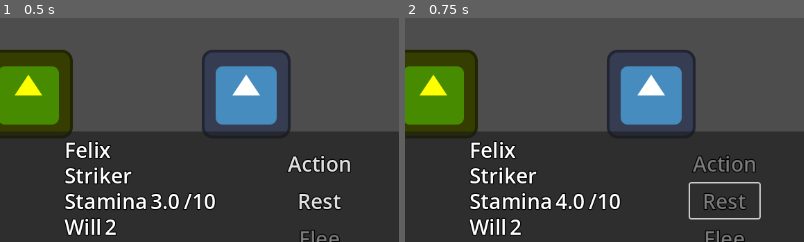
Above: before the commit, frames 1-2 (left to right).
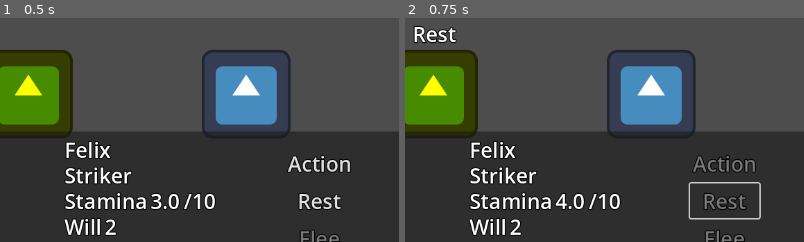
Above: after the commit, the same moments.

Repository: SamantaMancini/heaven_upsidedown
Game: Godot game, scene res://main.tscn
The game is run twice, just before and just after one commit, with the same random seed, the same clock (stepped at 60 frames per second) and the same inputs. The engine's default icon, where the game draws it, is replaced by a stand-in: a white triangle on a blue panel in a dark square.
Inputs:
- Up to frame 1 (0.5 s): no input
- Up to frame 2 (0.75 s): click "Rest" at 0.5 s
The pictures show only the part of the screen within x 19-69%, y 44-94%; the shares and areas given below are measured in that part.

Frame 1 is identical in both runs. In frame 2, 0.5% of the frame differs, in the area x 2-14%, y 3-12%.

Commit message:
fix select player action + feedback player + calculate attack shields

Diff:
--- a/main.gd
+++ b/main.gd
@@ -18,9 +18,10 @@
 @onready var start: Button = $CanvasLayer/Control/Panel/HBoxContainer/VBoxContainer4/Start
 @onready var hug: Button = $CanvasLayer/Control/Panel/HBoxContainer/VBoxContainer4/Hug
 @onready var dance: Button = $CanvasLayer/Control/Panel/HBoxContainer/VBoxContainer4/Dance
-@onready var player: Button = $CanvasLayer/Control/Player/Player
-@onready var player_2: Button = $CanvasLayer/Control/Player2/Player2
-@onready var player_3: Button = $CanvasLayer/Control/Player3/Player3
+@onready var action_label: Label = $CanvasLayer/Control/Player/Action_Label
+@onready var action_label_2: Label = $CanvasLayer/Control/Player2/Action_Label2
+@onready var action_label_3: Label = $CanvasLayer/Control/Player3/Action_Label3
+
 
 @export var start_num : int = 0
 @export var combination_1 : String
@@ -37,7 +38,7 @@
 var target = false
 var battle_end : bool = false
 var player_counter : int = 0
-
+var action_selected = []
 
 # Called when the node enters the scene tree for the first time.
 func _ready() -> void:
@@ -63,11 +64,15 @@
 
 # Called every frame. 'delta' is the elapsed time since the previous frame.
 func _process(delta: float) -> void:
+	if players[id_player].stats.stamina >= 10:
+		buttons_cure[id_player].disabled = true
 	if target:
 		for button in buttons_cure:
 			button.show()
+
 	if player_counter >= 3:
 		start_off(false)
+
 	if progress_bar.value <= progress_bar.min_value:
 		battle_end = true
 		panel.hide()
@@ -138,15 +143,19 @@
 	if id != "kiss":
 		players[id_player].stats.stamina -= stamina
 		GlobalEvent.update_button.emit()
+		if id_player == 0:
+			action_label.show()
+			action_label.text = id
+		else:
+			action_label_2.show()
+			action_label_2.text = id
 	else:
 		selected_target(true)
 
-	if id_player == 0:
-		player.disabled = true
-	elif id_player == 1:
-		player_2.disabled = true
-	else:
-		player_3.disabled = true
+	if not action_selected.has(id_player):
+		action_selected.append(id_player)
+	action.disabled = true
+	rest.disabled = true
 	for child in v_box_container_3.get_children():
 		v_box_container_3.remove_child(child)
 		child.queue_free()
@@ -237,34 +246,43 @@
 		progress_bar.value -= points
 		start_num -= points
 	else:
-		if shields > 0:
+		if points > shields:
+			var damage_overflow = points - shields
+			shields = 0
+			progress_bar.value -= damage_overflow
+			start_num -= damage_overflow
+		else:
 			shields -= points
 
 func update_button():
-	print(player_emotions)
 	if player_emotions == combination_1:
 		dance.disabled = false
 	elif player_emotions == combination_2:
 		hug.disabled = false
 	player_counter += 1
-	if player_counter >= 3:
-		start_off(false)
+
 
 func add_points(value: float):
 	if shields >= 0:
 		progress_bar.value += value
 		start_num += value
 	else:
-		shields += value
-#
+		if value > shields:
+			var damage_overflow = value + shields
+			shields = 0
+			progress_bar.value += damage_overflow
+			start_num += damage_overflow
+		else:
+			shields += value
+
 func add_shield(shield: float):
-	if shields < 0:
+	if shields <= 0:
 		shields = shield
 	else:
 		shields += shield
 
 func add_shield_enemy(shield: float):
-	if shields > 0:
+	if shields >= 0:
 		shields = -shield
 	else:
 		shields -= shield
@@ -272,34 +290,39 @@
 func dance_group(comb: String):
 	var damage = 5
 	if comb == combination_1:
-		if shields <= 0:
-			shields = 0
-		progress_bar.value += damage
-		start_num += damage
-	skills.clear()
-	selected_target(false)
-	player.disabled = false
-	player_2.disabled = false
-	player_3.disabled = false
+		if shields < 0:
+			if damage >= shields:
+				var damage_overflow = damage + shields
+				progress_bar.value += damage_overflow
+				start_num += damage_overflow
+				shields = 0
+				print("danni:", damage_overflow)
+			else:
+				shields += damage
+		else:
+			progress_bar.value += damage
+			start_num += damage
+
 	for button in buttons_cure:
 		button.hide()
 
+	selected_target(false)
+	skills.clear()
+	action_selected.clear()
 	enemy_action_phase()
 
 func hug_group(comb: String, stamina: float):
-	player.disabled = false
-	player_2.disabled = false
-	player_3.disabled = false
 	for player in players:
 		if comb == combination_2:
 			if player.stats.stamina < 10:
 				player.stats.stamina += stamina
 			else:
 				player.stats.stamina = 10
-	skills.clear()
-	selected_target(false)
 	for button in buttons_cure:
 		button.hide()
+	skills.clear()
+	action_selected.clear()
+	selected_target(false)
 	enemy_action_phase()
 
 
@@ -309,7 +332,9 @@
 	hug.disabled = true
 	dance.disabled = true
 	player_emotions = ""
-
+	action_label.hide()
+	action_label_2.hide()
+	action_label_3.hide()
 
 func _on_dance_pressed() -> void:
 	var skill_sta = null
@@ -318,7 +343,9 @@
 	start_off(true)
 	dance.disabled = true
 	hug.disabled = true
-
+	action_label.hide()
+	action_label_2.hide()
+	action_label_3.hide()
 
 func _on_hug_pressed() -> void:
 	GlobalEvent.combination_2.emit(player_emotions, 5)
@@ -326,7 +353,9 @@
 	start_off(true)
 	dance.disabled = true
 	hug.disabled = true
-
+	action_label.hide()
+	action_label_2.hide()
+	action_label_3.hide()
 
 func start_off(disabled: bool):
 	start.disabled = disabled
@@ -335,15 +364,21 @@
 func _on_rest_pressed() -> void:
 	players[id_player].stats.stamina += 1
 	player_counter += 1
+	print(player_counter)
+
+	if not action_selected.has(id_player):
+		action_selected.append(id_player)
+	action.disabled = true
 	rest.disabled = true
-	action.disabled = true
 	if id_player == 0:
-		player.disabled = true
+		action_label.text = "Rest"
+		action_label.show()
 	elif id_player == 1:
-		player_2.disabled = true
-	else:
-		player_3.disabled = true
-
+		action_label_2.text = "Rest"
+		action_label_2.show()
+	else:
+		action_label_3.text = "Rest"
+		action_label_3.show()
 
 func _on_action_pressed() -> void:
 	skill_players()
@@ -354,74 +389,85 @@
 	players[0].sprite_2d.modulate = Color.YELLOW
 	players[1].sprite_2d.modulate = Color.WHITE
 	players[2].sprite_2d.modulate = Color.WHITE
+	if action_selected.has(0):
+		action.disabled = true
+		rest.disabled = true
+	else:
+		action.disabled = false
+		rest.disabled = false
 	for child in v_box_container_3.get_children():
 		v_box_container_3.remove_child(child)
 		child.queue_free()
-	action.disabled = false
-	rest.disabled = false
+
 
 func _on_player_2_pressed() -> void:
 	id_player = 1
 	players[0].sprite_2d.modulate = Color.WHITE
 	players[1].sprite_2d.modulate = Color.YELLOW
 	players[2].sprite_2d.modulate = Color.WHITE
+	if action_selected.has(1):
+		action.disabled = true
+		rest.disabled = true
+	else:
+		action.disabled = false
+		rest.disabled = false
 	for child in v_box_container_3.get_children():
 		v_box_container_3.remove_child(child)
 		child.queue_free()
-	action.disabled = false
-	rest.disabled = false
 
 func _on_player_3_pressed() -> void:
 	id_player = 2
 	players[0].sprite_2d.modulate = Color.WHITE
 	players[1].sprite_2d.modulate = Color.WHITE
 	players[2].sprite_2d.modulate = Color.YELLOW
+	if action_selected.has(2):
+		action.disabled = true
+		rest.disabled = true
+	else:
+		action.disabled = false
+		rest.disabled = false
 	for child in v_box_container_3.get_children():
 		v_box_container_3.remove_child(child)
 		child.queue_free()
-	action.disabled = false
-	rest.disabled = false
+
 
 
 func _on_cure_pressed() -> void:
 	GlobalEvent.target_cura = 0
-	player_counter += 1
 	players[2].stats.stamina -= players[2].stats.actions[0].stamina_consumed
+	action_label_3.show()
+	action_label_3.text = "Curato Felix"
 	for button in buttons_cure:
 		button.hide()
 	selected_target(false)
 	GlobalEvent.update_button.emit()
-	rest.disabled = true
-	action.disabled = true
+
 
 func _on_cure_2_pressed() -> void:
 	GlobalEvent.target_cura = 1
-	player_counter += 1
 	players[2].stats.stamina -= players[2].stats.actions[0].stamina_consumed
+	action_label_3.show()
+	action_label_3.text = "Curato Trust"
 	for button in buttons_cure:
 		button.hide()
 	selected_target(false)
 	GlobalEvent.update_button.emit()
-	rest.disabled = true
-	action.disabled = true
+
 
 func _on_cure_3_pressed() -> void:
 	GlobalEvent.target_cura = 2
-	player_counter += 1
 	players[2].stats.stamina -= players[2].stats.actions[0].stamina_consumed
+	action_label_3.show()
+	action_label_3.text = "Curato Heart"
 	for button in buttons_cure:
 		button.hide()
 	selected_target(false)
 	GlobalEvent.update_button.emit()
-	rest.disabled = true
-	action.disabled = true
+
 
 func skill_consumed():
 	var action_id = null
 	var power_value = null
-	player.disabled = false
-	player_2.disabled = false
-	player_3.disabled = false
 	for skill in skills:
 		action_id = skill["id"]
 		power_value = skill["power"]
@@ -437,4 +483,5 @@
 
 
 	skills.clear()
+	action_selected.clear()
 	enemy_action_phase()
--- a/main.tscn
+++ b/main.tscn
@@ -238,10 +238,32 @@
 [node name="Cure" type="Button" parent="CanvasLayer/Control/Player"]
 visible = false
 offset_left = -68.0
-offset_top = -111.0
-offset_right = 63.0
-offset_bottom = -61.0
+offset_top = -154.0
+offset_right = 82.0
+offset_bottom = -104.0
+theme_override_constants/outline_size = 5
+theme_override_font_sizes/font_size = 30
 text = "Cura Felix"
+flat = true
+
+[node name="Action_Label" type="Label" parent="CanvasLayer/Control/Player"]
+visible = false
+anchors_preset = 8
+anchor_left = 0.5
+anchor_top = 0.5
+anchor_right = 0.5
+anchor_bottom = 0.5
+offset_left = -53.0
+offset_top = -108.0
+offset_right = 57.0
+offset_bottom = -65.0
+grow_horizontal = 2
+grow_vertical = 2
+theme_override_constants/outline_size = 5
+theme_override_font_sizes/font_size = 30
+text = "fff"
+horizontal_alignment = 1
+vertical_alignment = 1
 
 [node name="Player2" parent="CanvasLayer/Control" instance=ExtResource("1_ig7tw")]
 position = Vector2(577, 397)
@@ -257,10 +279,32 @@
 [node name="Cure_2" type="Button" parent="CanvasLayer/Control/Player2"]
 visible = false
 offset_left = -61.0
-offset_top = -122.0
-offset_right = 63.0
-offset_bottom = -80.0
+offset_top = -154.0
+offset_right = 98.0
+offset_bottom = -104.0
+theme_override_constants/outline_size = 5
+theme_override_font_sizes/font_size = 30
 text = "Cura Trust"
+flat = true
+
+[node name="Action_Label2" type="Label" parent="CanvasLayer/Control/Player2"]
+visible = false
+anchors_preset = 8
+anchor_left = 0.5
+anchor_top = 0.5
+anchor_right = 0.5
+anchor_bottom = 0.5
+offset_left = -55.0
+offset_top = -112.0
+offset_right = 55.0
+offset_bottom = -69.0
+grow_horizontal = 2
+grow_vertical = 2
+theme_override_constants/outline_size = 5
+theme_override_font_sizes/font_size = 30
+text = "fff"
+horizontal_alignment = 1
+vertical_alignment = 1
 
 [node name="Player3" parent="CanvasLayer/Control" instance=ExtResource("1_ig7tw")]
 position = Vector2(899, 397)
@@ -276,10 +320,32 @@
 [node name="Cure_3" type="Button" parent="CanvasLayer/Control/Player3"]
 visible = false
 offset_left = -66.0
-offset_top = -124.0
-offset_right = 64.0
-offset_bottom = -80.0
+offset_top = -154.0
+offset_right = 100.0
+offset_bottom = -104.0
+theme_override_constants/outline_size = 5
+theme_override_font_sizes/font_size = 30
 text = "Cura Heart"
+flat = true
+
+[node name="Action_Label3" type="Label" parent="CanvasLayer/Control/Player3"]
+visible = false
+anchors_preset = 8
+anchor_left = 0.5
+anchor_top = 0.5
+anchor_right = 0.5
+anchor_bottom = 0.5
+offset_left = -55.0
+offset_top = -112.0
+offset_right = 55.0
+offset_bottom = -69.0
+grow_horizontal = 2
+grow_vertical = 2
+theme_override_constants/outline_size = 5
+theme_override_font_sizes/font_size = 30
+text = "fff"
+horizontal_alignment = 1
+vertical_alignment = 1
 
 [node name="Panel" type="Panel" parent="CanvasLayer/Control"]
 layout_mode = 1
